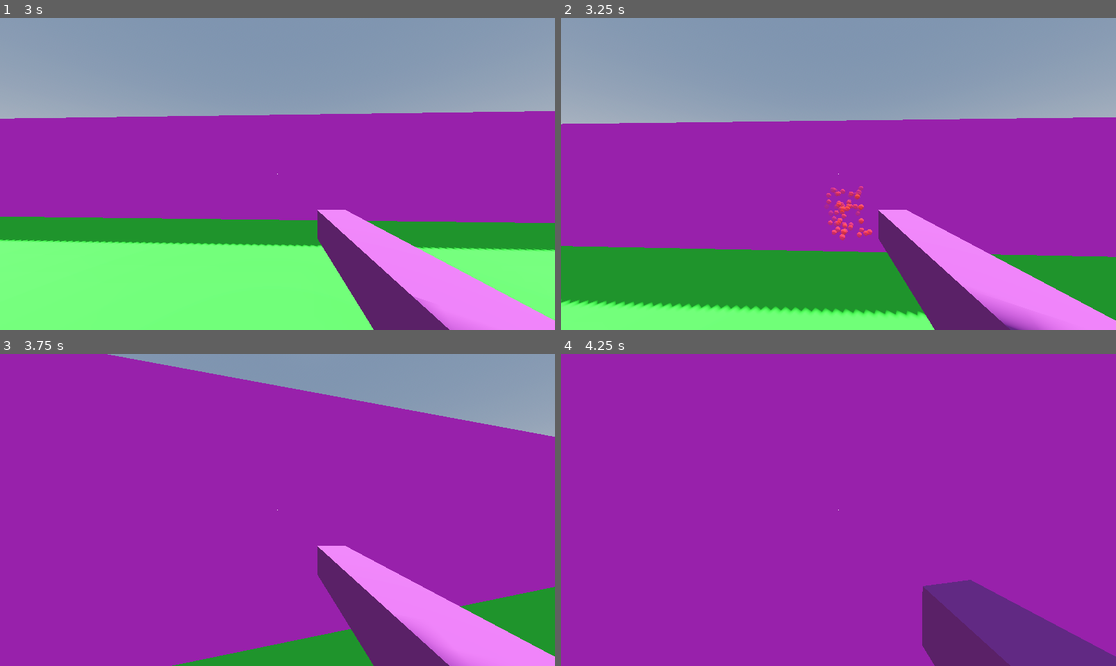
Above: before the commit, frames 1-4 (two rows, left to right).
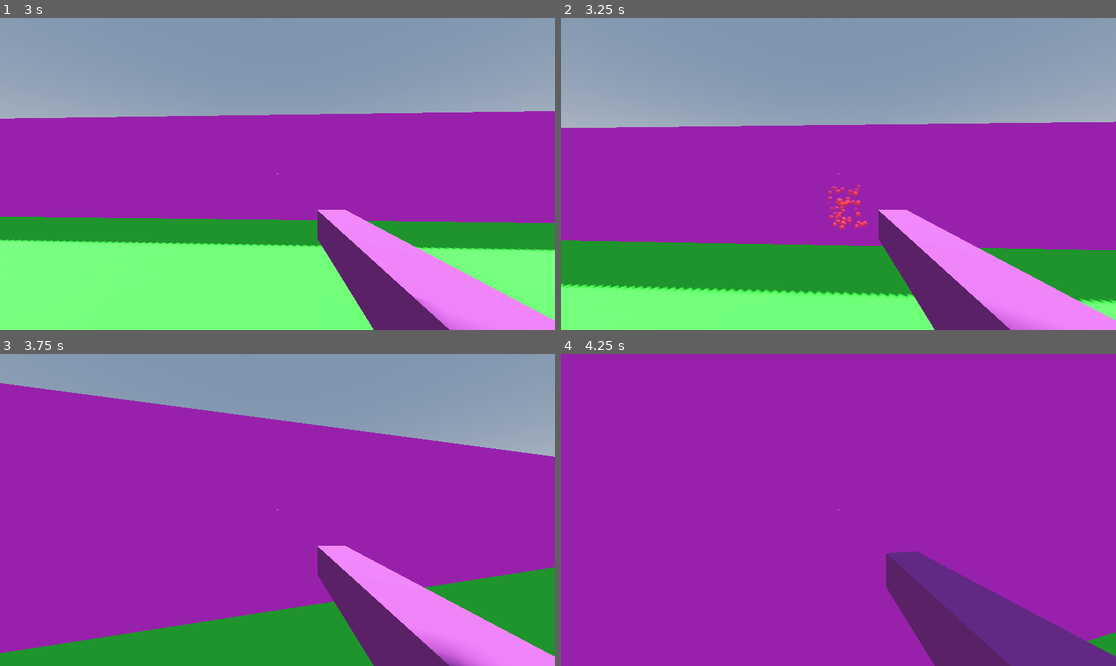
Above: after the commit, the same moments.

Repository: Ayla-McChristie/ProjectRobotCowboy
Game: Godot game, scene res://scenes/world.tscn
Two runs of this game, one before a commit and one after it. Both use one fixed random seed, a clock stepped at 60 frames per second and the inputs below.
Inputs (mouse positions are in pixels of both pictures, inside the frame that each line leads up to):
- Up to frame 1 (3 s): tap Enter (ui_accept) at 0.5 s; move the mouse to (305, 174) at 0.52 s; hold E (E) 0.53-1.28 s; hold W (move_up) from 0.53 s (still down); tap Space (jump) at 0.77, 1.52 s; click (305, 174) at 0.8 s; move the mouse to (249, 174) at 1.27 s; click (249, 174) at 1.35 s; right-click (249, 174) at 1.55 s; move the mouse to (288, 167) at 2.02 s; hold Right mouse button (trick) 2.03-2.78 s; tap E (E) at 2.3, 2.85 s; move the mouse to (271, 180) at 2.77 s
- Up to frame 2 (3.25 s): keep holding W (move_up); tap Space (jump) at 3.02 s; click (832, 180) at 3.05 s
- Up to frame 3 (3.75 s): keep holding W (move_up); move the mouse to (316, 513) at 3.52 s; hold Q (Q) from 3.53 s (still down)
- Up to frame 4 (4.25 s): keep holding W (move_up); keep holding Q (Q); tap Space (jump) at 3.77 s; right-click (877, 513) at 3.8 s

Frame 1 is identical in both runs. In frame 2, 8.4% of the frame differs, in the area x 0-100%, y 31-100%; in frame 3, 18%, in the area x 0-100%, y 0-100%; in frame 4, 2.0%.

Commit message:
adds blast bullet recoil

Diff:
--- a/scripts/PlayerController.gd
+++ b/scripts/PlayerController.gd
@@ -40,7 +40,8 @@
 @export var VERT_SENSITIVITY = 0.08
 @export var SENSITIVITY = 0.10
 @export var SENSITIVITY_DAMP = 40
-
+@export var RECOIL_FORCE := 3.0
+var recoils_applied := 0
 #head bob
 var CAMERA_START: Vector3
 @export_category("View Bob")
@@ -103,6 +104,11 @@
 #region Gun
 	#shooting
 	if Input.is_action_just_pressed("primary_fire") || (Input.is_action_pressed("trick") && Input.is_action_pressed("primary_fire")):
+		if gun.cylinder.size() > 0 && !is_on_floor():
+			if gun.cylinder[0] == Global.BulletType.Blast:
+				velocity += camera.get_global_transform().basis.z.normalized() * (RECOIL_FORCE / (recoils_applied + 1))
+
+		recoils_applied += 1
 		gun.Fire()
 		pass
 
@@ -206,6 +212,9 @@
 		if can_dash == false:
 			can_dash = true
 
+		if recoils_applied > 0:
+			recoils_applied = 0
+
 func _add_dash_force(dash_force: float):
 	if input_dir.length() > .1:
 		velocity += (direction + Vector3(0, DASH_ANGLE, 0)).normalized() * dash_force
